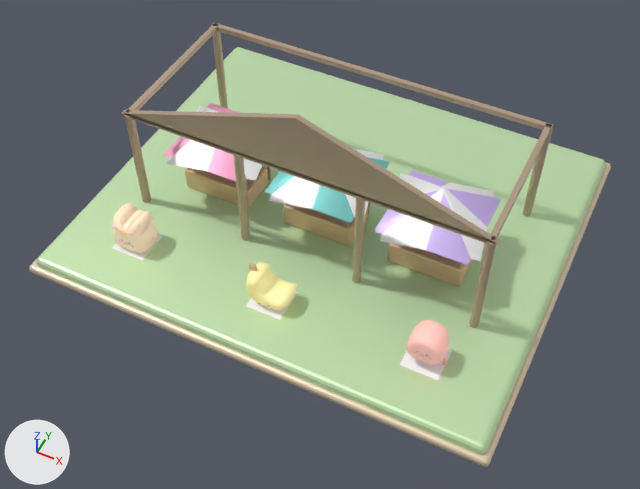
The glTF model game/art/models/buildings/market/building_market_L05.glb, before and after one commit.
One viewpoint serves both versions: a camera (50 mm lens) standing at (15.2, -32.3, 36.6) and looking at (0.9, -3.9, 1.0). The axes (+X, +Y, +Z) are drawn at lower left. The lights are the same throughout. The older version comes first. Where no turn or scale is listed for an object, it has been applied to the vertices.

Before the edit, the objects in view are built like this:
```python
me_mesh_27 = bpy.data.meshes.new('Mesh_27')
me_mesh_27.from_pydata([(6.4, -1.0, 5.2), (8.95, -3.55, 3.2), (8.95, 1.55, 3.2), (3.85, 1.55, 3.2), (3.85, -3.55, 3.2), (6.4, -1.0, 3.2)], [], [(1, 2, 0), (2, 3, 0), (3, 4, 0), (4, 1, 0), (2, 1, 5), (3, 2, 5), (4, 3, 5), (1, 4, 5)])
me_mesh_27.materials.append(mat_material_24)  # purple #dbc4ff
me_mesh_28 = bpy.data.meshes.new('Mesh_28')
me_mesh_28.from_pydata(...)  # 112 vertices, 220 faces; spans x -13.0..13.0, y -11.0..11.0, z -0.8..0.0
me_mesh_28.materials.append(mat_material_25)  # green #ceecbb
me_mesh_29 = bpy.data.meshes.new('Mesh_29')
me_mesh_29.from_pydata(...)  # 112 vertices, 220 faces; spans x -13.3..13.3, y -11.3..11.3, z -1.0..-0.5
me_mesh_29.materials.append(mat_material_26)  # beige #e6d5b8
ob_mesh_27 = bpy.data.objects.new('Mesh_27', me_mesh_27)
ob_mesh_27.location = (0.0, 0.0, 0.0)
ob_mesh_28 = bpy.data.objects.new('Mesh_28', me_mesh_28)
ob_mesh_28.location = (0.0, 0.0, 0.0)
ob_mesh_29 = bpy.data.objects.new('Mesh_29', me_mesh_29)
ob_mesh_29.location = (0.0, 0.0, 0.0)
# also in view: 'Mesh_3' at (-8.6, -7.4, 1.1); 'Mesh_19' at (0.0, 0.0, 5.0); 'Mesh_25' at (0.0, -1.0, 4.2); 'Mesh_14' at (0.0, -7.6, 1.0); 'Mesh_20' at (0.0, -1.3, 0.7)
```
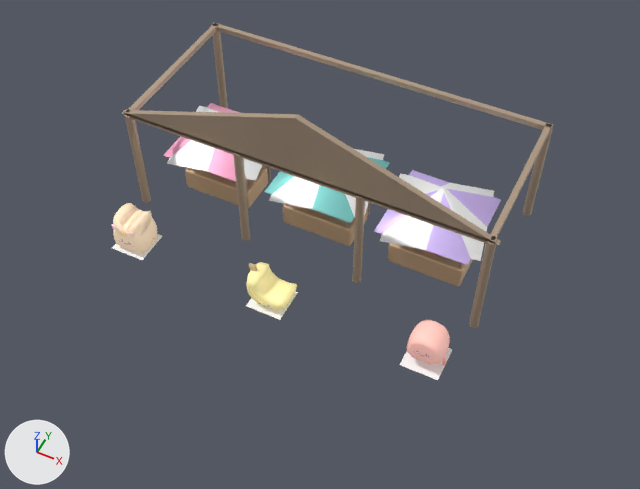
What differs and where, as boxes [x1, y1, x2, y2] in the pictures (640 x 489 px):
'Mesh_28', deleted (green): before [36, 47, 606, 455]
'Mesh_29', deleted: before [29, 58, 611, 467]

The edits, one by one:
Object 'Mesh_28' (ob_mesh_28) is deleted.
Object 'Mesh_29' (ob_mesh_29) is deleted.
